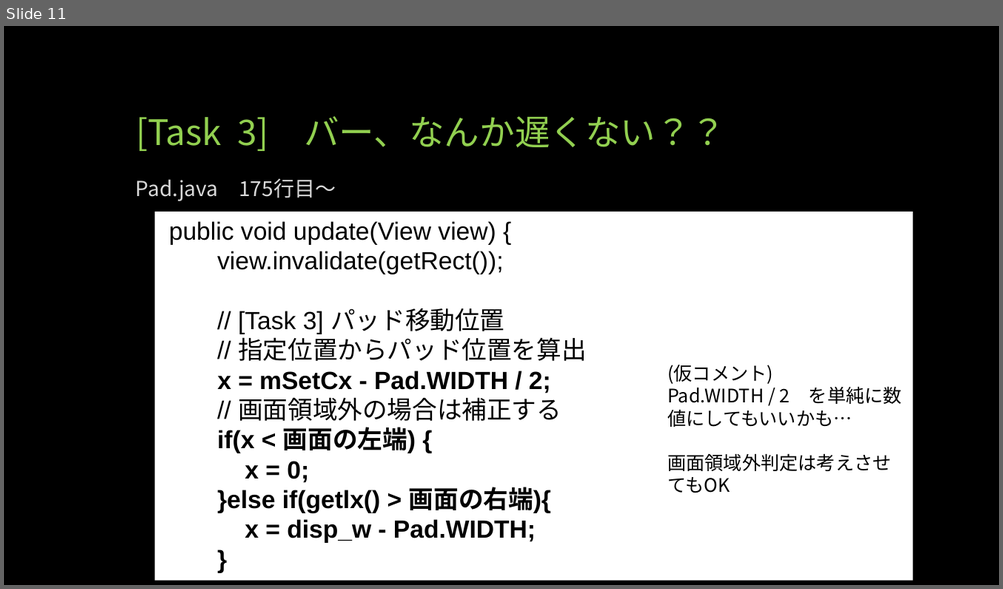
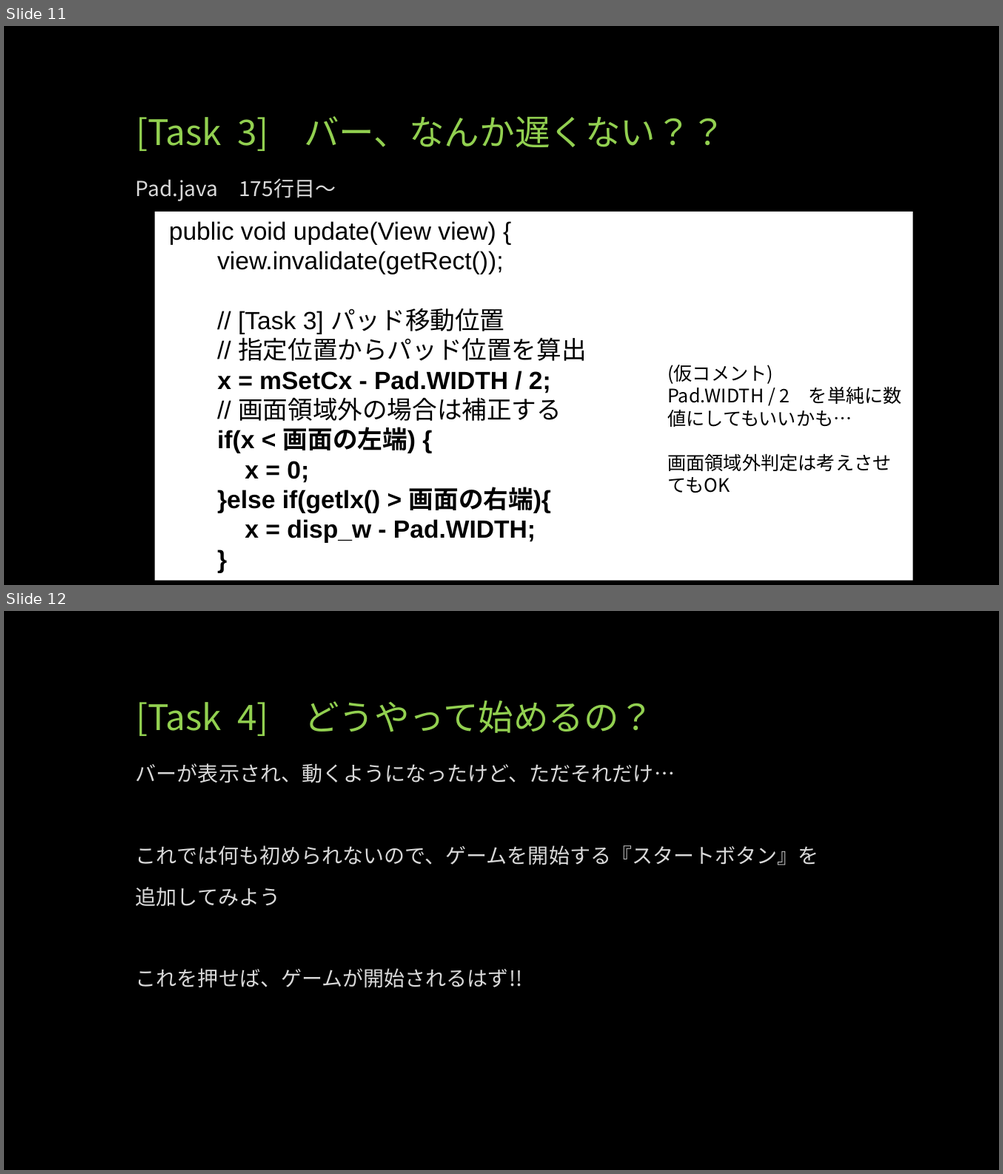
Before and after one commit to webfrontier/BreakOut, a slide deck: doc/インターンスライド資料.pptx. Shown one above the other, each under a label of ours: slide 11 before the commit, slides 11 and 12 after it. The pictures are 1003x589 and 1003x1174 pixels, drawn with LibreOffice and Linux fonts; fonts in the diff are those of the drawing. Boxes give left, top, right and bottom in pixels: in the first picture for what was removed or moved away, otherwise in the second. Text is boxed around its words. In the diff, an @@ line names an element or a change of style, - is before the commit and + after.

Commit message:
資料アップデート

```diff
--- a/doc/インターンスライド資料.pptx
+++ b/doc/インターンスライド資料.pptx
@@ slide 12 added at (4, 611, 999, 1170), background #000000 @@
@@ title added at (136, 701, 654, 736), 34 pt, text #92D050 @@
+[Task 4] どうやって始めるの？
@@ text added at (136, 763, 819, 988), 20 pt, text #D9D9D9 @@
+バーが表示され、動くようになったけど、ただそれだけ…
+これでは何も初められないので、ゲームを開始する『スタートボタン』を
+追加してみよう
+これを押せば、ゲームが開始されるはず!!
```
Also in this commit, not shown: 1 slide changed, 64 other slides added.
